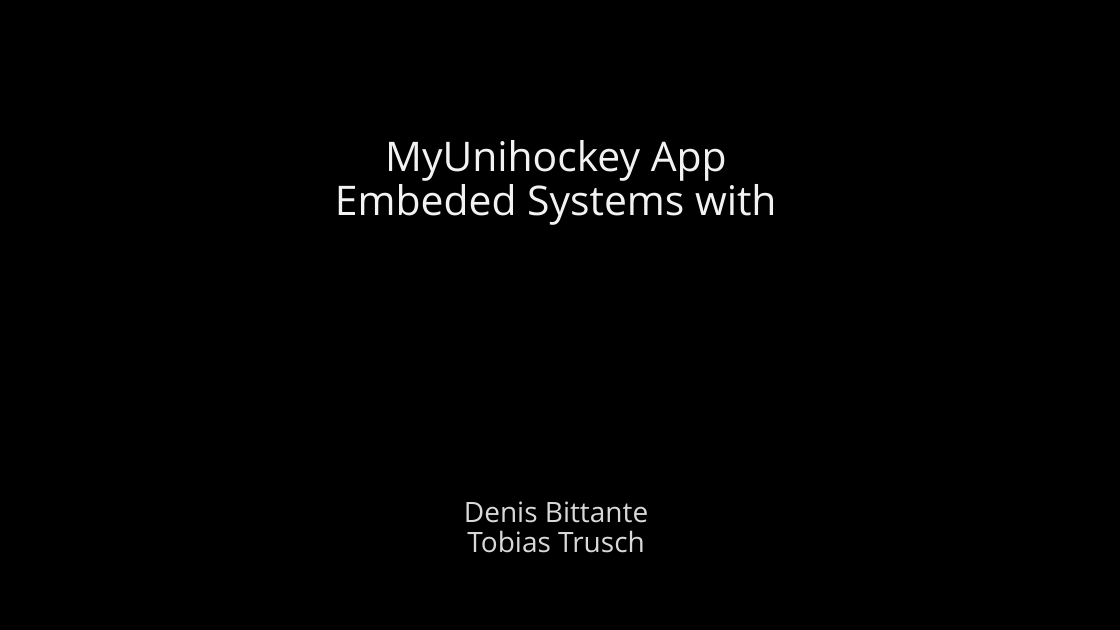
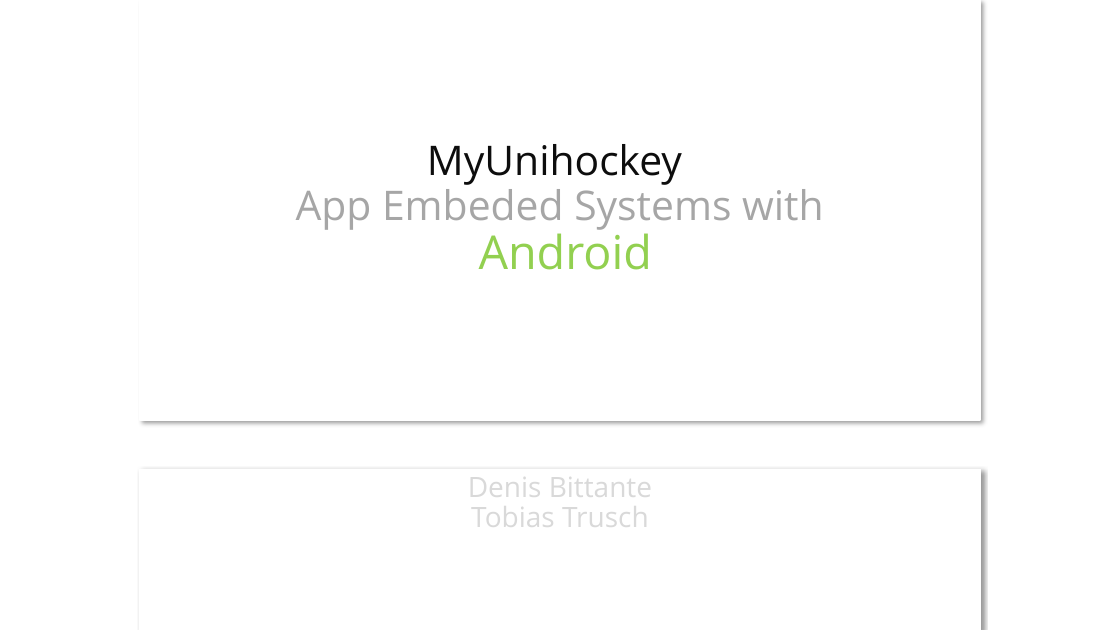
Before and after one commit to ffhsAndroidDenisTobias/androidProject, a slide deck: slide 1 of docs/Präsentation/Project-Presentation.pptx. Drawn at 1120x630 pixels with LibreOffice and Linux fonts; fonts in the diff are those of the drawing; background and template pictures are left out. Boxes give left, top, right and bottom in pixels: in the first picture for what was removed or moved away, otherwise in the second. Text is boxed around its words. In the diff, an @@ line names an element or a change of style, - is before the commit and + after.

```diff
--- a/docs/Präsentation/Project-Presentation.pptx
+++ b/docs/Präsentation/Project-Presentation.pptx
@@ background picture (left out) to #FFFFFF @@
@@ title "MyUnihockey App Embeded Systems with ...": place and size @@
-title "MyUnihockey App Embeded Systems with ..." at (335,140,777,225)
+title "MyUnihockey App Embeded Systems with ..." at (139,0,980,420)
@@ title "MyUnihockey App Embeded Systems with ..." at (139,0,980,420): vertical alignment bottom to middle; fill none to #FFFFFF; outline none to #FFFFFF 1 pt; shadow on @@
@@ title at (296,144,824,270): text changed; text colour #F2F2F2 to #A6A6A6 @@
-MyUnihockey App
-Embeded Systems with
+MyUnihockey
+App Embeded Systems with
+Android
@@ subtitle "Denis Bittante": place and size @@
-subtitle "Denis Bittante" at (464,501,648,553)
+subtitle "Denis Bittante" at (139,469,980,630)
@@ subtitle "Denis Bittante" at (139,469,980,630): fill none to #FFFFFF; outline none to #FFFFFF 0.75 pt; shadow on @@
```
Also in this commit, not shown: 9 other slides changed, 3 slides added.
